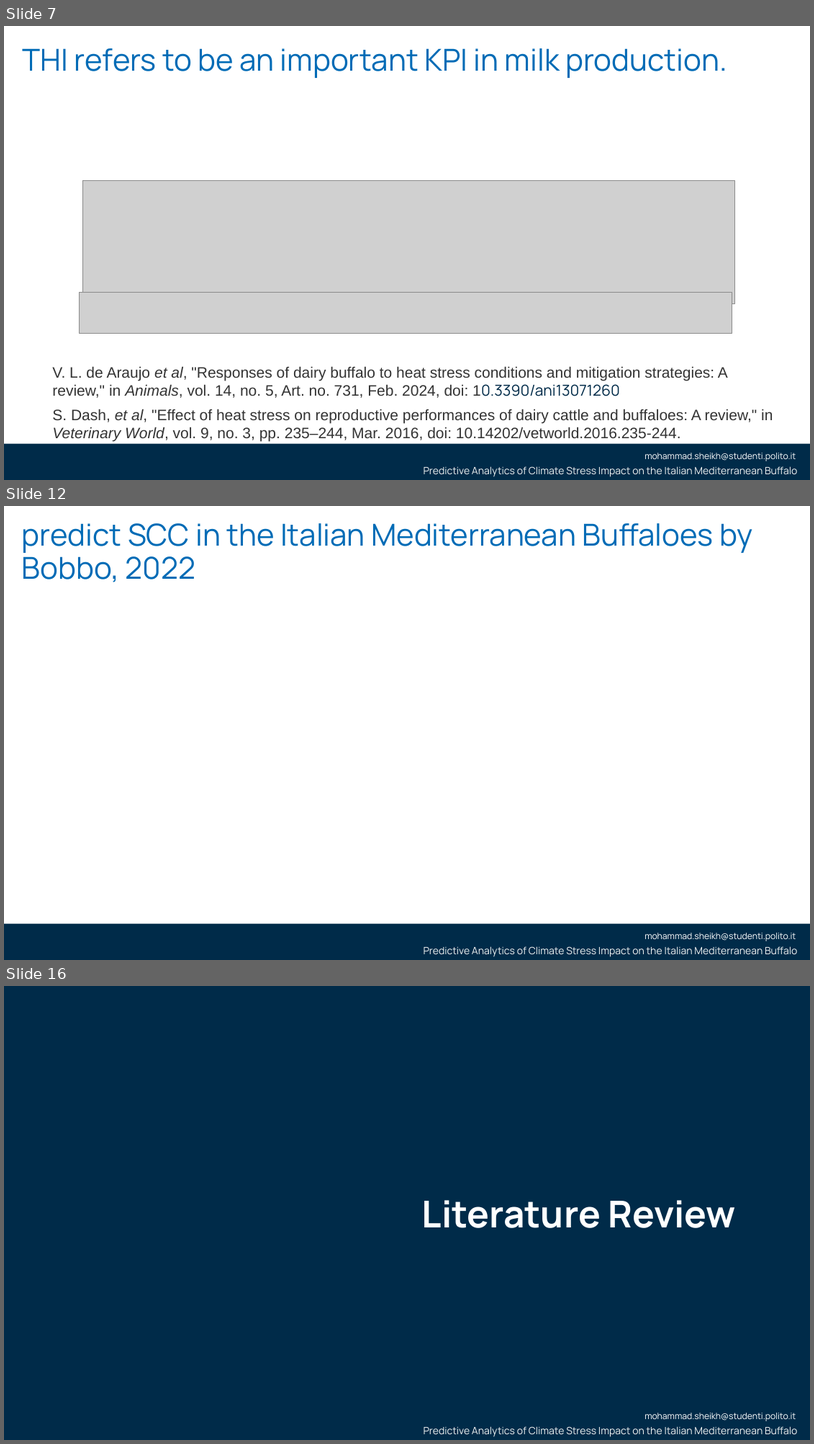
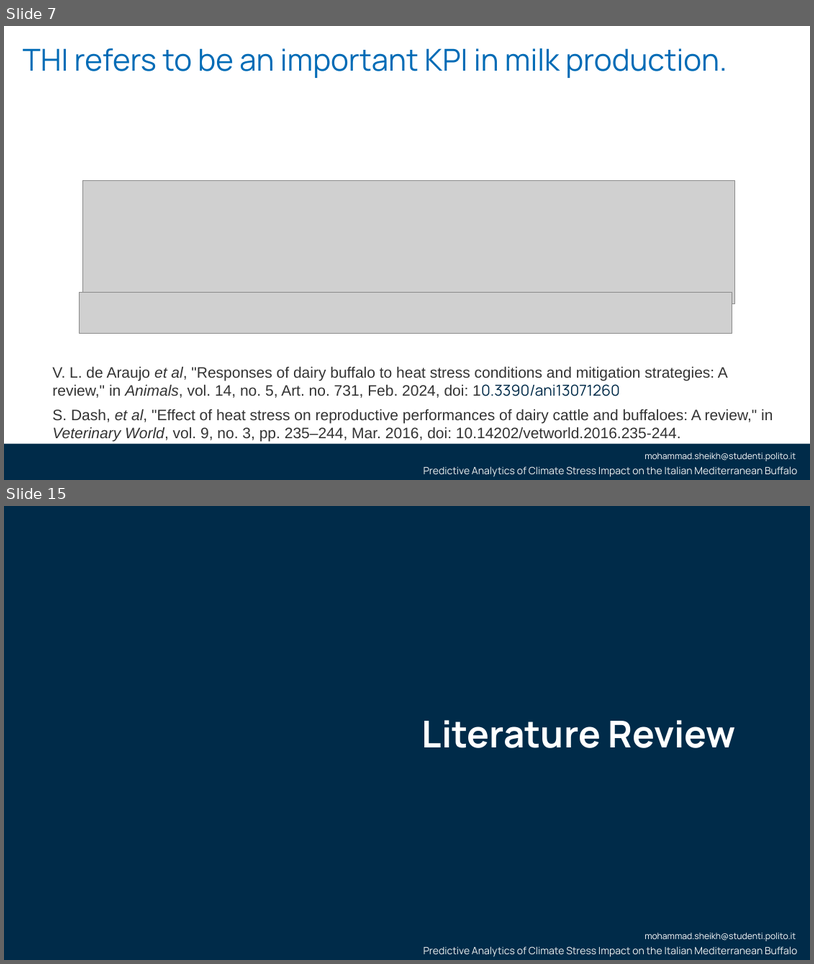
Before and after one commit to smsag99/Thesis, a slide deck: Presentation/thesisPresentation3.pptx. Shown one above the other, each under a label of ours: slides 7, 12 and 16 before the commit, slides 7 and 15 after it; the slides between them are not shown. The pictures are 814x1444 and 814x964 pixels, drawn with LibreOffice and Linux fonts; fonts in the diff are those of the drawing; grey boxes stand for pictures; background and template pictures are left out. Boxes give left, top, right and bottom in pixels: in the first picture for what was removed or moved away, otherwise in the second. Text is boxed around its words. In the diff, an @@ line names an element or a change of style, - is before the commit and + after.

```diff
--- a/Presentation/thesisPresentation3.pptx
+++ b/Presentation/thesisPresentation3.pptx
@@ slide 12 removed at [4, 506, 810, 960], background #FFFFFF; not listed: 3 template elements that a slide beside it also shows @@
@@ title removed at [22, 523, 753, 582] @@
-predict SCC in the Italian Mediterranean Buffaloes by Bobbo, 2022
@@ what was slide 16 is now slide 15 @@
```
Also in this commit, not shown: 10 slides changed, 4 slides added, 4 other slides removed, 3 other files.
